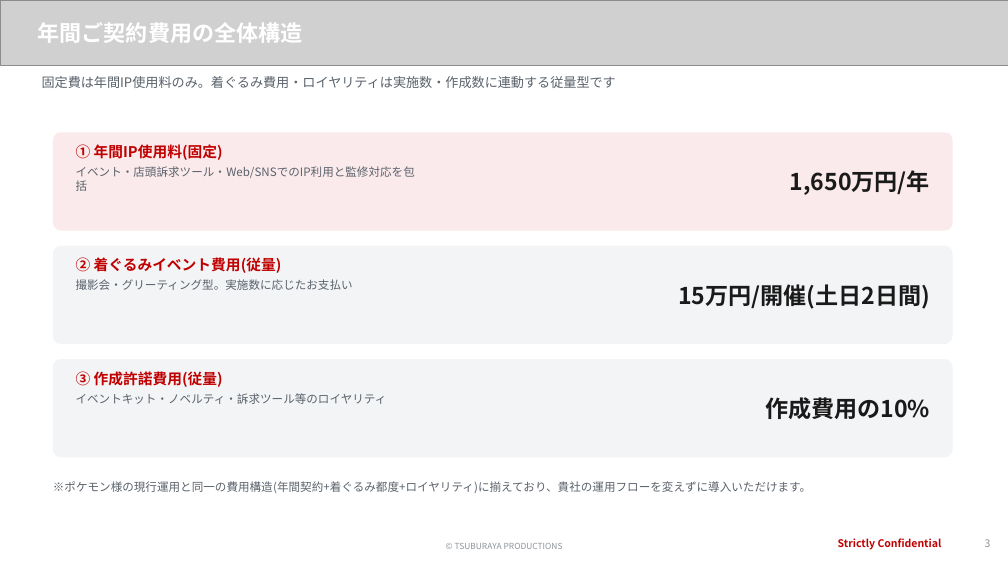
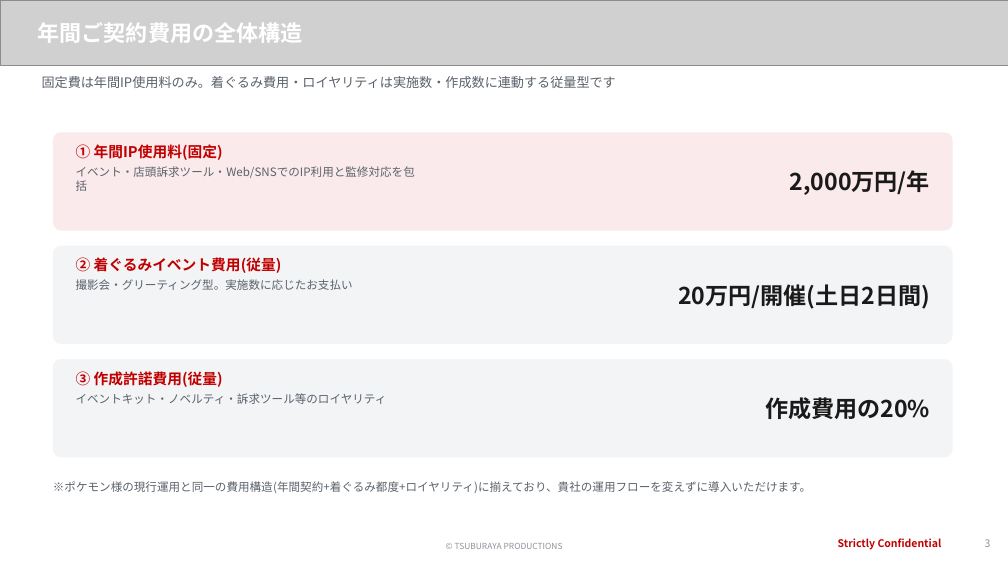
Before and after one commit to hayatoshintani-spe/kessho-lens, a slide deck: slide 3 of docs/proposals/softbank-ultraman-caravan/SoftBank様向け_お見積りご回答.pptx. Drawn at 1008x567 pixels with LibreOffice and Linux fonts; fonts in the diff are those of the drawing; grey boxes stand for pictures. Boxes give left, top, right and bottom in pixels: in the first picture for what was removed or moved away, otherwise in the second. Text is boxed around its words. In the diff, an @@ line names an element or a change of style, - is before the commit and + after.

```diff
--- a/docs/proposals/softbank-ultraman-caravan/SoftBank様向け_お見積りご回答.pptx
+++ b/docs/proposals/softbank-ultraman-caravan/SoftBank様向け_お見積りご回答.pptx
@@ text at [790,170,930,195]: text changed @@
-1,650万円/年
+2,000万円/年
@@ text at [678,284,930,309]: text changed @@
-15万円/開催(土日2日間)
+20万円/開催(土日2日間)
@@ text at [765,397,930,419]: text changed @@
-作成費用の10%
+作成費用の20%
```
Also in this commit, not shown: 7 other slides changed, 3 other files.
